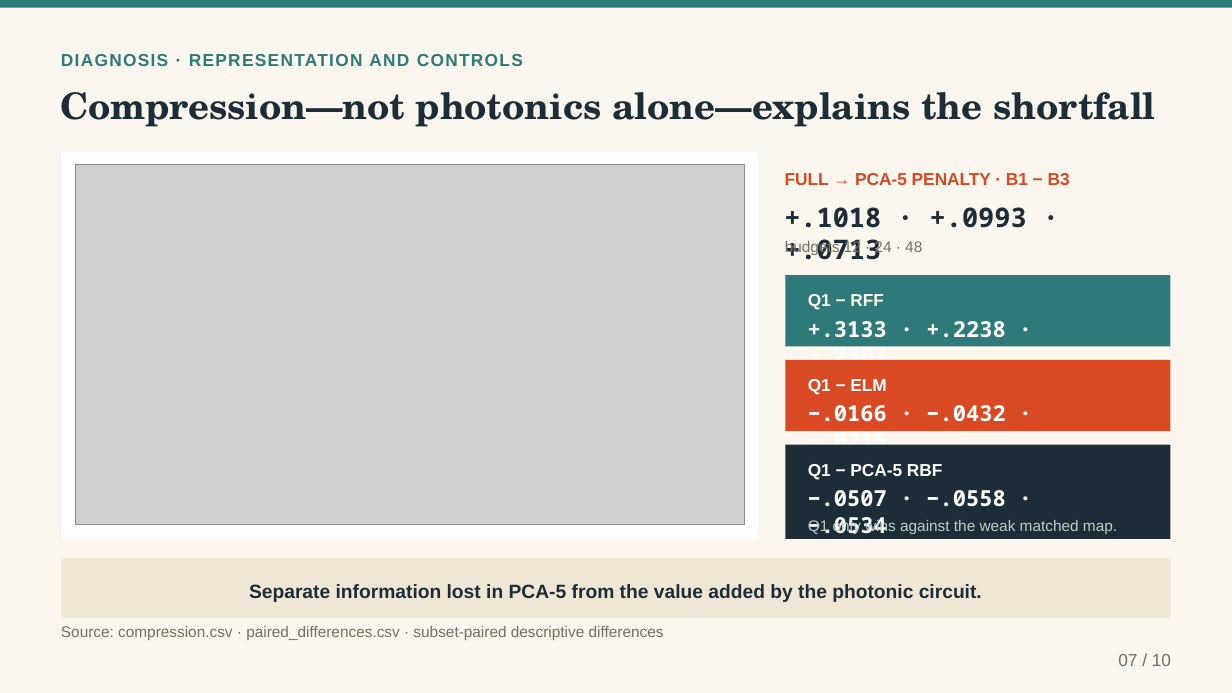
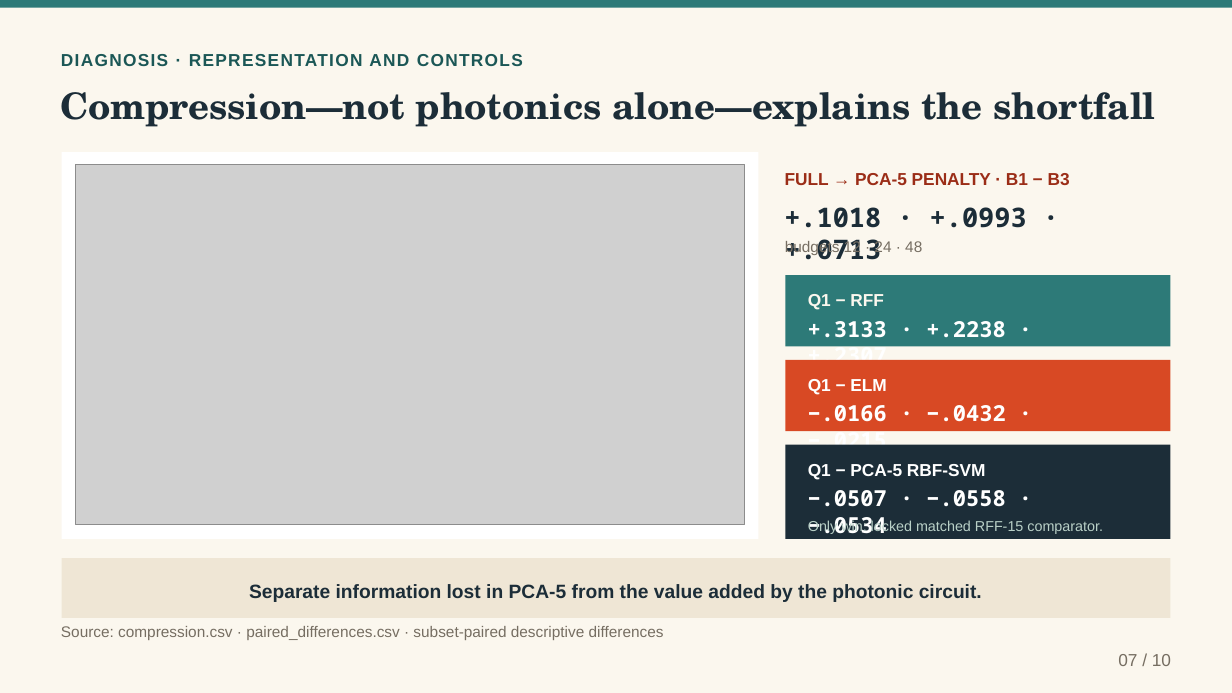
Before and after one commit to MonsieurNam/Quanova_Photonic_Defect_QML, a slide deck: slide 7 of deliverables/Quanova_Photonic_QML_Interview_Case_Study_20260911.pptx. Drawn at 1232x693 pixels with LibreOffice and Linux fonts; fonts in the diff are those of the drawing; grey boxes stand for pictures. Boxes give left, top, right and bottom in pixels: in the first picture for what was removed or moved away, otherwise in the second. Text is boxed around its words. In the diff, an @@ line names an element or a change of style, - is before the commit and + after.

```diff
--- a/deliverables/Quanova_Photonic_QML_Interview_Case_Study_20260911.pptx
+++ b/deliverables/Quanova_Photonic_QML_Interview_Case_Study_20260911.pptx
@@ text "DIAGNOSIS · REPRESENTATION AND CONTROLS" at <box>61,54,523,66</box>: text colour #2D7A78 to #1B5756 @@
@@ text "FULL → PCA-5 PENALTY · ..." at <box>785,173,1070,185</box>: text colour #D84924 to #9B2D17 @@
@@ text at <box>808,464,986,479</box>: text changed @@
-Q1 − PCA-5 RBF
+Q1 − PCA-5 RBF-SVM
@@ text at <box>808,519,1103,534</box>: text changed; size 12 to 11.2 pt @@
-Q1 only wins against the weak matched map.
+Only win: locked matched RFF-15 comparator.
```
Also in this commit, not shown: 9 other slides changed, 40 other files.
